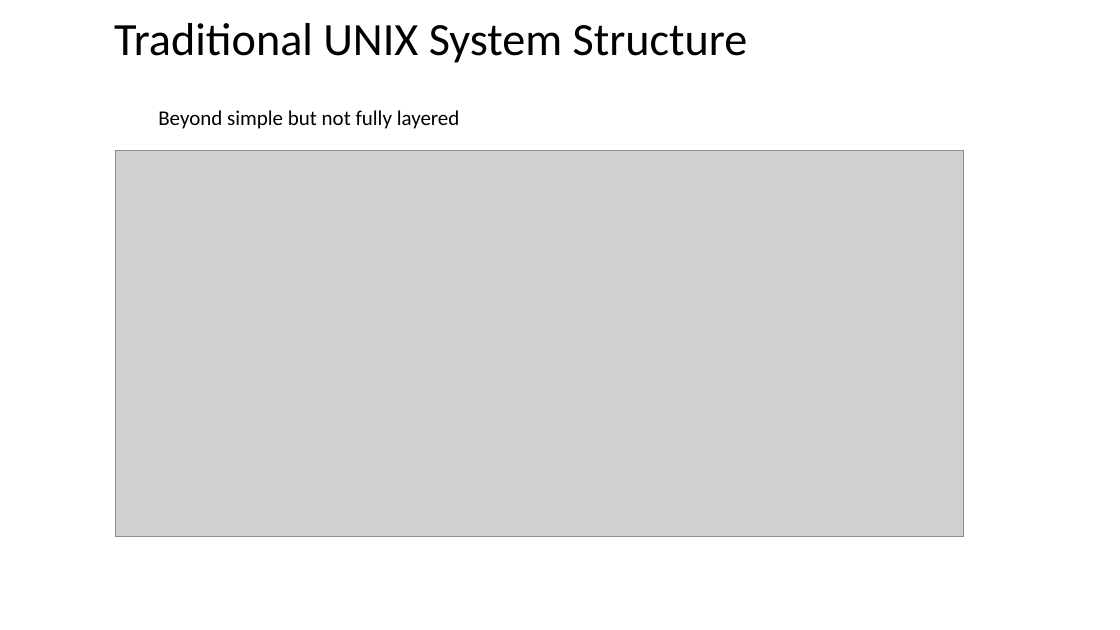
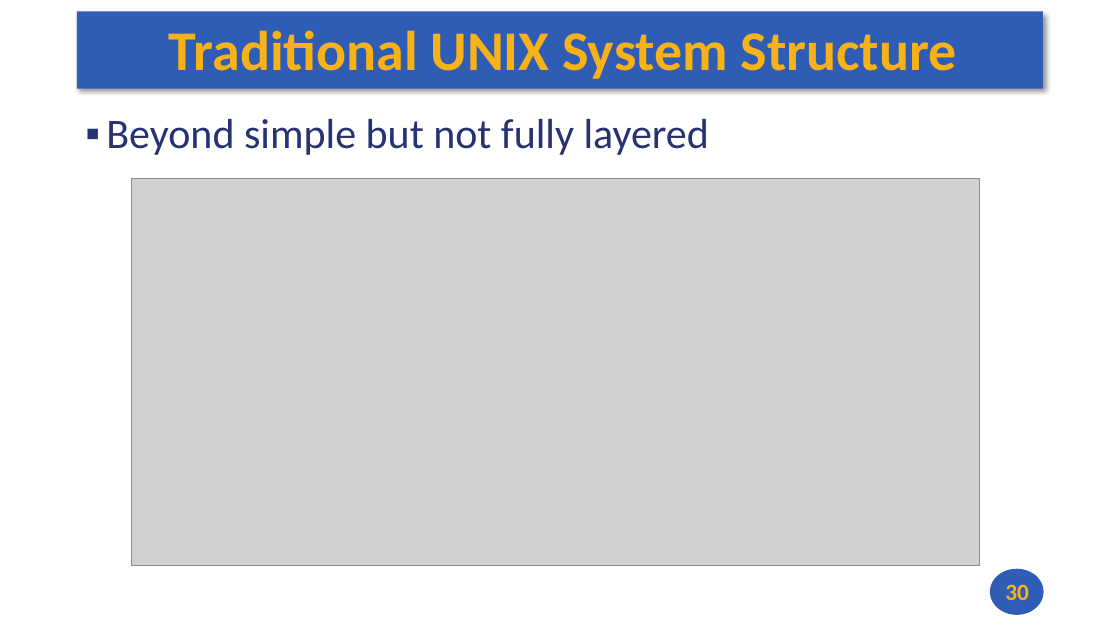
Before and after one commit to andrewt0301/hse-acos-course, a slide deck: slide 30 of docs/part2os/03_SystemCalls/OS_Lecture_03.pptx (slide 27 before the commit). Drawn at 1120x630 pixels with LibreOffice and Linux fonts; fonts in the diff are those of the drawing; grey boxes stand for pictures. Boxes give left, top, right and bottom in pixels: in the first picture for what was removed or moved away, otherwise in the second. Text is boxed around its words. In the diff, an @@ line names an element or a change of style, - is before the commit and + after.

```diff
--- a/docs/part2os/03_SystemCalls/OS_Lecture_03.pptx
+++ b/docs/part2os/03_SystemCalls/OS_Lecture_03.pptx
@@ title "Traditional UNIX System Structure": place and size @@
-title "Traditional UNIX System Structure" at <box>114,23,748,63</box>
+title "Traditional UNIX System Structure" at <box>169,30,957,79</box>
@@ title "Traditional UNIX System Structure" at <box>169,30,957,79</box>: size 39.6 to 48 pt, text colour #000000 to #F7B217, bold on; alignment left to centre; line spacing 0.9 to 1 @@
@@ rectangle added at <box>77,12,1044,89</box>, fill #2F5CB5 @@
@@ text "Beyond simple but not fully ...": place and size @@
-text "Beyond simple but not fully ..." at <box>158,110,460,129</box>
+text "Beyond simple but not fully ..." at <box>106,119,709,155</box>
@@ text "Beyond simple but not fully ..." at <box>106,119,709,155</box>: size 18 to 36 pt, text colour #000000 to #273272; bullet none to ▪; line spacing 1 to 0.9; more space between paragraphs @@
@@ picture: place and size @@
-picture at <box>116,150,964,537</box>
+picture at <box>132,179,980,565</box>
@@ ellipse added at <box>990,569,1044,615</box>, fill #2F5CB5 @@
@@ page number added at <box>1005,584,1029,600</box>, 20 pt, text #F7B217, bold @@
+30
```
Also in this commit, not shown: 10 other slides changed, 3 slides added, 1 other file.
